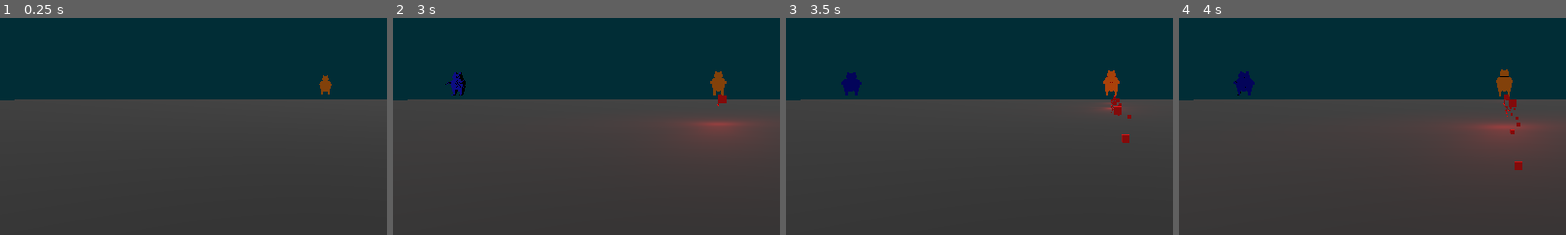
Above: before the commit, frames 1-4 (left to right).
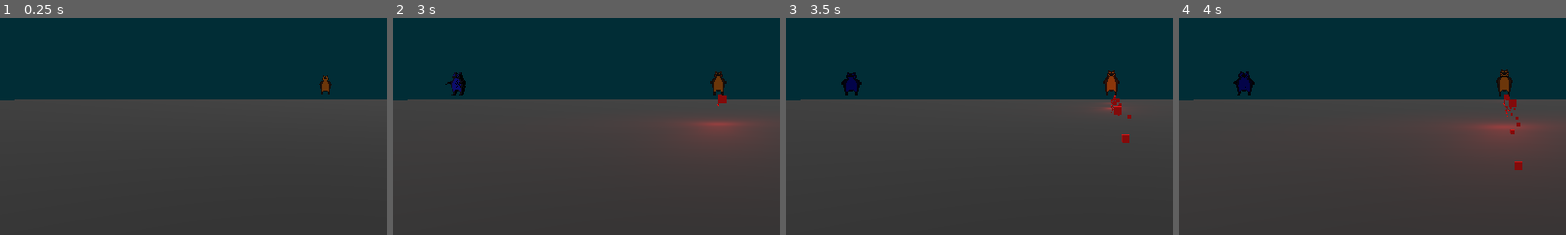
Above: after the commit, the same moments.

Repository: Majsek/Project_BC
Game: Godot game, scene res://scenes/world.tscn
The game is run twice, just before and just after one commit, with the same random seed, the same clock (stepped at 60 frames per second) and the same inputs.
Inputs:
- Up to frame 1 (0.25 s): no input
- Up to frame 2 (3 s): tap Enter (ui_accept) at 0.5, 0.77, 1.52, 2.75 s
- Up to frame 3 (3.5 s): tap Enter (ui_accept) at 3.02 s
- Up to frame 4 (4 s): tap Enter (ui_accept) at 3.77 s
The pictures show only the part of the screen within x 8-58%, y 33-83%; the shares and areas given below are measured in that part.

The runs differ from the first frame. In frame 1, less than 0.1% of the frame differs, in the area x 82-86%, y 26-36%; in frame 2, 0.3%; in frame 3, 0.5%, in the area x 14-87%, y 24-36%; in frame 4, 0.4%.

Commit message:
racc texture adjustment

Diff:
--- a/scenes/enemy.tscn
+++ b/scenes/enemy.tscn
@@ -1,16 +1,16 @@
-[gd_scene load_steps=5 format=3 uid="uid://crves8cf8ukat"]
+[gd_scene load_steps=6 format=3 uid="uid://crves8cf8ukat"]
 
 [ext_resource type="Script" path="res://scripts/enemy.gd" id="1_h4n54"]
 [ext_resource type="ArrayMesh" uid="uid://82dthv0njejx" path="res://objects/racc/racc.obj" id="2_806bi"]
+[ext_resource type="Texture2D" uid="uid://u34jg6j8xglp" path="res://objects/racc/racc.png" id="3_gytna"]
 
 [sub_resource type="CapsuleShape3D" id="CapsuleShape3D_nu88l"]
 radius = 0.875385
 height = 3.4715
 
-[sub_resource type="StandardMaterial3D" id="StandardMaterial3D_a2fva"]
+[sub_resource type="StandardMaterial3D" id="StandardMaterial3D_phhk3"]
 resource_local_to_scene = true
-cull_mode = 2
-albedo_color = Color(0.501961, 1, 1, 0.196078)
+albedo_texture = ExtResource("3_gytna")
 
 [node name="enemy" type="CharacterBody3D"]
 transform = Transform3D(0.295, 0, 0, 0, 0.295, 0, 0, 0, 0.295, 0, 0, 0)
@@ -24,4 +24,4 @@
 [node name="MeshInstance3D" type="MeshInstance3D" parent="."]
 transform = Transform3D(-4.37114e-08, 0, -1, 0, 1, 0, 1, 0, -4.37114e-08, -1.1, -2.5, -1)
 mesh = ExtResource("2_806bi")
-surface_material_override/0 = SubResource("StandardMaterial3D_a2fva")
+surface_material_override/0 = SubResource("StandardMaterial3D_phhk3")
--- a/scenes/world.tscn
+++ b/scenes/world.tscn
@@ -31,7 +31,6 @@
 [node name="DirectionalLight3D" type="DirectionalLight3D" parent="."]
 transform = Transform3D(0.599405, 0.768461, -0.224012, -0.216626, 0.425151, 0.878817, 0.770576, -0.47824, 0.421306, -0.0838289, 28.593, 9.15886)
 light_energy = 0.497
-directional_shadow_mode = 0
 
 [node name="enemy" parent="." instance=ExtResource("3_fpd47")]
 transform = Transform3D(0.295, 0, 0, 0, 0.295, 0, 0, 0, 0.295, 0, 0, -14.898)
Binary file added: objects/racc/racc - backup.png
Not shown, added: objects/racc/racc - backup.png.import
Binary file changed: objects/racc/racc.png
